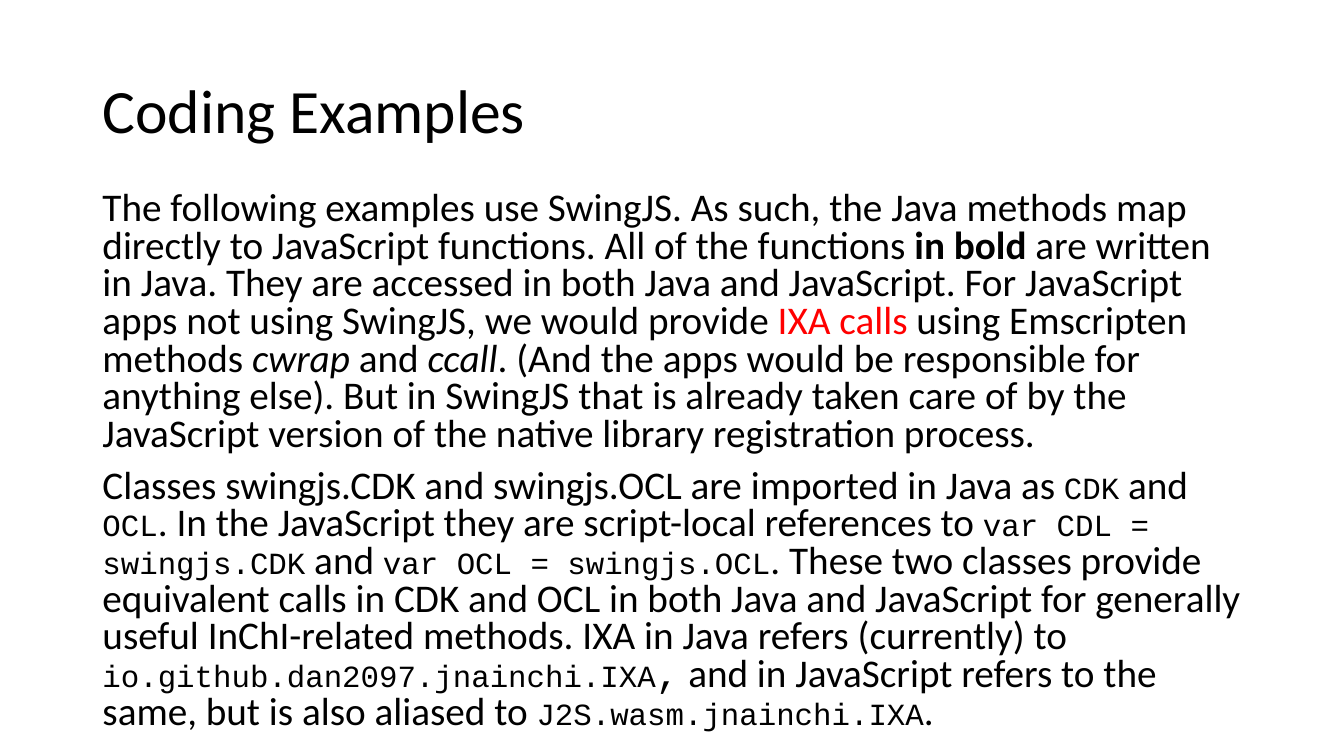
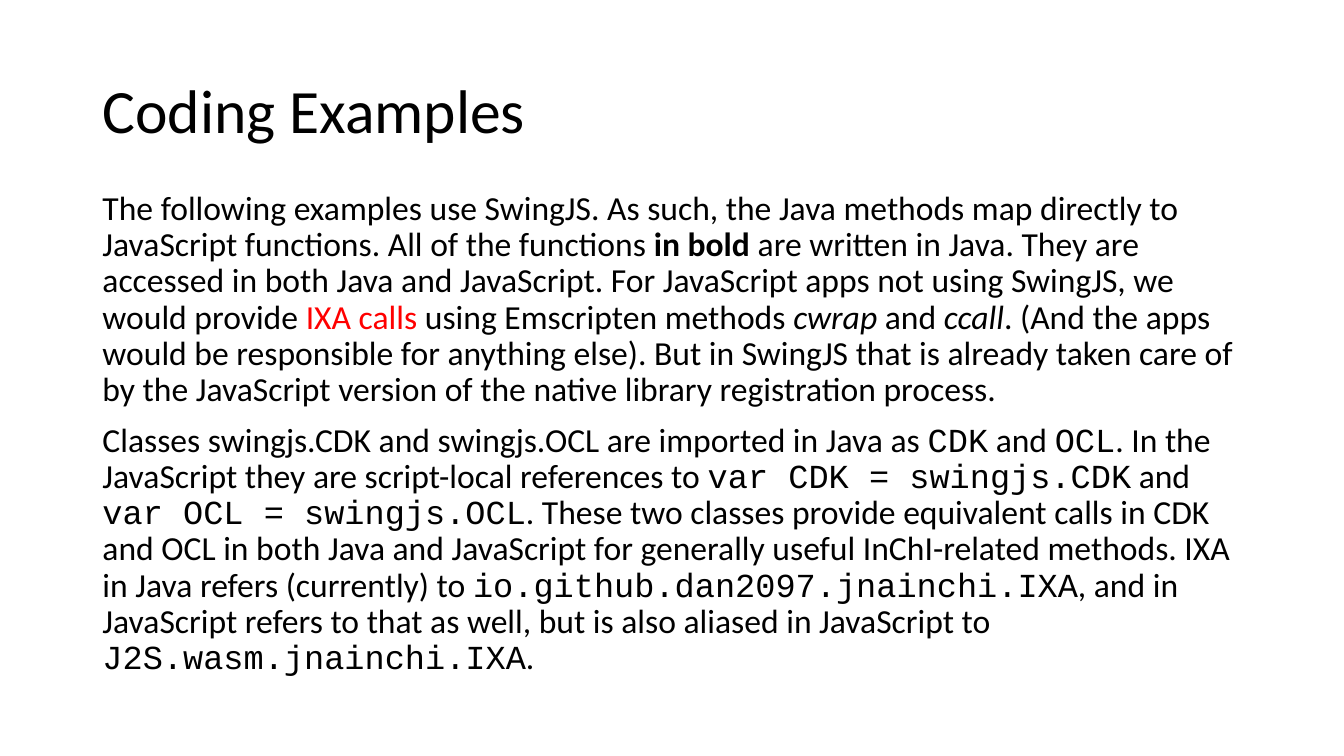
Before and after one commit to BobHanson/InChI-SwingJS, a slide deck: slide 17 of pdf/Java_JavaScript_Proposal.pptx (slide 12 before the commit). Drawn at 1344x756 pixels with LibreOffice and Linux fonts; fonts in the diff are those of the drawing. Boxes give left, top, right and bottom in pixels: in the first picture for what was removed or moved away, otherwise in the second. Text is boxed around its words. In the diff, an @@ line names an element or a change of style, - is before the commit and + after.

Commit message:
Presentation update

```diff
--- a/pdf/Java_JavaScript_Proposal.pptx
+++ b/pdf/Java_JavaScript_Proposal.pptx
@@ text at (x1=102, y1=196, x2=1233, y2=407): size 28 to 24 pt in "The following examples use SwingJS. As such, ..."; line spacing 0.8 to 0.9 @@
@@ text at (x1=102, y1=428, x2=1229, y2=676): text changed; size 28 to 24 pt @@
-Classes swingjs.CDK and swingjs.OCL are imported in Java as CDK and OCL. In the JavaScript they are script-local references to var CDL = swingjs.CDK and var OCL = swingjs.OCL. These two classes provide equivalent calls in CDK and OCL in both Java and JavaScript for generally useful InChI-related methods. IXA in Java refers (currently) to io.github.dan2097.jnainchi.IXA, and in JavaScript refers to the same, but is also aliased to J2S.wasm.jnainchi.IXA.
+Classes swingjs.CDK and swingjs.OCL are imported in Java as CDK and OCL. In the JavaScript they are script-local references to var CDK = swingjs.CDK and var OCL = swingjs.OCL. These two classes provide equivalent calls in CDK and OCL in both Java and JavaScript for generally useful InChI-related methods. IXA in Java refers (currently) to io.github.dan2097.jnainchi.IXA, and in JavaScript refers to that as well, but is also aliased in JavaScript to J2S.wasm.jnainchi.IXA.
```
Also in this commit, not shown: 6 other slides changed, 8 slides added, 3 slides removed, 1 other file.
